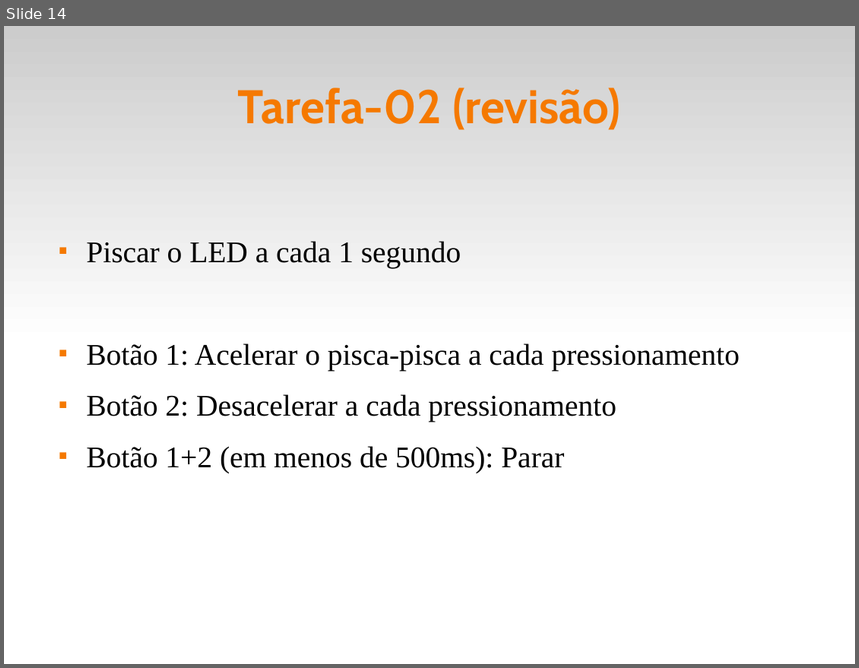
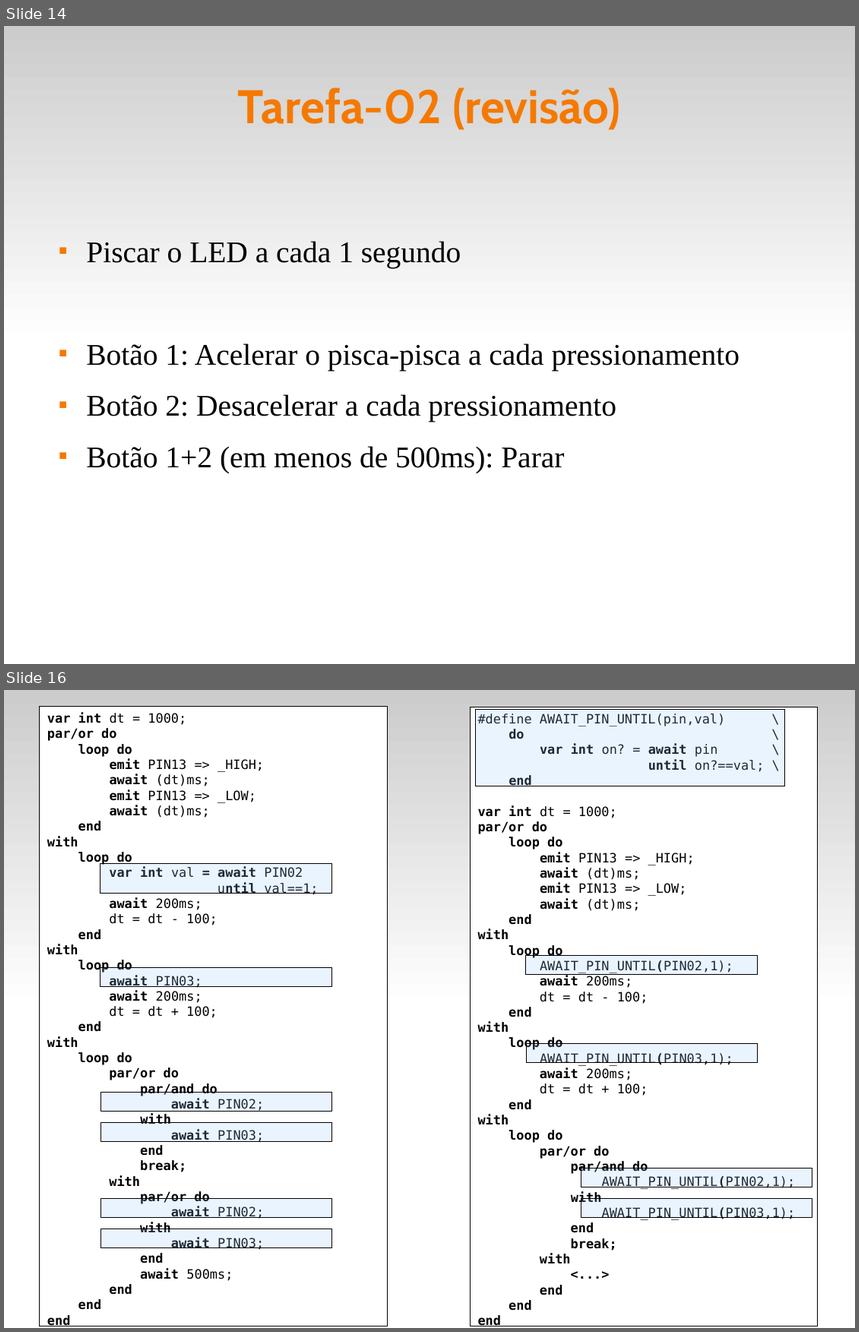
Before and after one commit to fsantanna-uerj/reativos, a slide deck: slides/05_ceu.odp. Shown one above the other, each under a label of ours: slide 14 before the commit, slides 14 and 16 after it; the slides between them are not shown. The pictures are 859x668 and 859x1332 pixels, drawn with LibreOffice and Linux fonts; fonts in the diff are those of the drawing. Boxes give left, top, right and bottom in pixels: in the first picture for what was removed or moved away, otherwise in the second. Text is boxed around its words. In the diff, an @@ line names an element or a change of style, - is before the commit and + after.

```diff
--- a/slides/05_ceu.odp
+++ b/slides/05_ceu.odp
@@ slide 16 added at [4, 690, 855, 1328], background #FFFFFF; not listed: 1 template element that a slide beside it also shows @@
@@ rectangle added at [40, 706, 387, 1326], fill #FFFFFF, outline #000000 0 pt, 12 pt, text #000000, bold @@
+var int dt = 1000;
+par/or do
+loop do
+emit PIN13 => _HIGH;
+await (dt)ms;
+emit PIN13 => _LOW;
+await (dt)ms;
+end
+with
+loop do
+var int val = await PIN02
+until val==1;
+await 200ms;
+dt = dt - 100;
+end
+with
+loop do
+await PIN03;
+await 200ms;
+dt = dt + 100;
+end
+with
+loop do
+par/or do
+par/and do
+await PIN02;
+with
+await PIN03;
+end
+break;
+with
+par/or do
+await PIN02;
+with
+await PIN03;
+end
+await 500ms;
+end
+end
+end
@@ rectangle added at [471, 707, 818, 1326], fill #FFFFFF, outline #000000 0 pt, 12 pt, text #000000 @@
+#define AWAIT_PIN_UNTIL(pin,val) \
+do \
+var int on? = await pin \
+until on?==val; \
+end
+var int dt = 1000;
+par/or do
+loop do
+emit PIN13 => _HIGH;
+await (dt)ms;
+emit PIN13 => _LOW;
+await (dt)ms;
+end
+with
+loop do
+AWAIT_PIN_UNTIL(PIN02,1);
+await 200ms;
+dt = dt - 100;
+end
+with
+loop do
+AWAIT_PIN_UNTIL(PIN03,1);
+await 200ms;
+dt = dt + 100;
+end
+with
+loop do
+par/or do
+par/and do
+AWAIT_PIN_UNTIL(PIN02,1);
+with
+AWAIT_PIN_UNTIL(PIN03,1);
+end
+break;
+with
+<...>
+end
+end
+end
@@ rectangle added at [475, 709, 785, 787], fill #99CCFF at 20% opacity, outline #000000 0 pt @@
@@ rectangle added at [101, 864, 332, 893], fill #99CCFF at 20% opacity, outline #000000 0 pt @@
@@ rectangle added at [526, 956, 758, 975], fill #99CCFF at 20% opacity, outline #000000 0 pt @@
@@ rectangle added at [101, 967, 332, 986], fill #99CCFF at 20% opacity, outline #000000 0 pt @@
@@ rectangle added at [526, 1043, 758, 1063], fill #99CCFF at 20% opacity, outline #000000 0 pt @@
@@ rectangle added at [101, 1093, 332, 1112], fill #99CCFF at 20% opacity, outline #000000 0 pt @@
@@ rectangle added at [101, 1122, 332, 1142], fill #99CCFF at 20% opacity, outline #000000 0 pt @@
@@ rectangle added at [581, 1168, 813, 1188], fill #99CCFF at 20% opacity, outline #000000 0 pt @@
@@ rectangle added at [101, 1199, 332, 1218], fill #99CCFF at 20% opacity, outline #000000 0 pt @@
@@ rectangle added at [581, 1199, 813, 1218], fill #99CCFF at 20% opacity, outline #000000 0 pt @@
@@ rectangle added at [101, 1229, 332, 1249], fill #99CCFF at 20% opacity, outline #000000 0 pt @@
```
Also in this commit, not shown: 2 slides changed, 5 other files.
